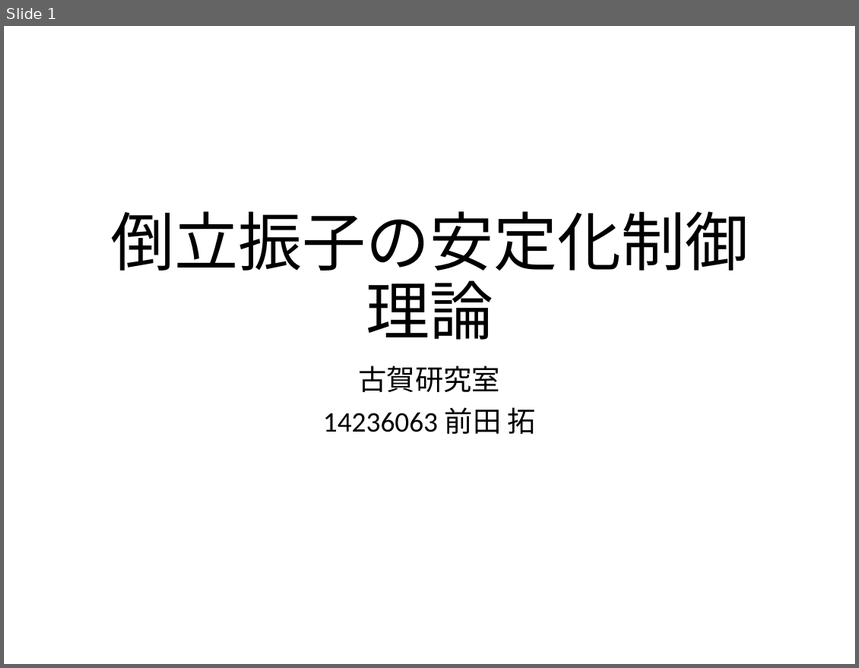
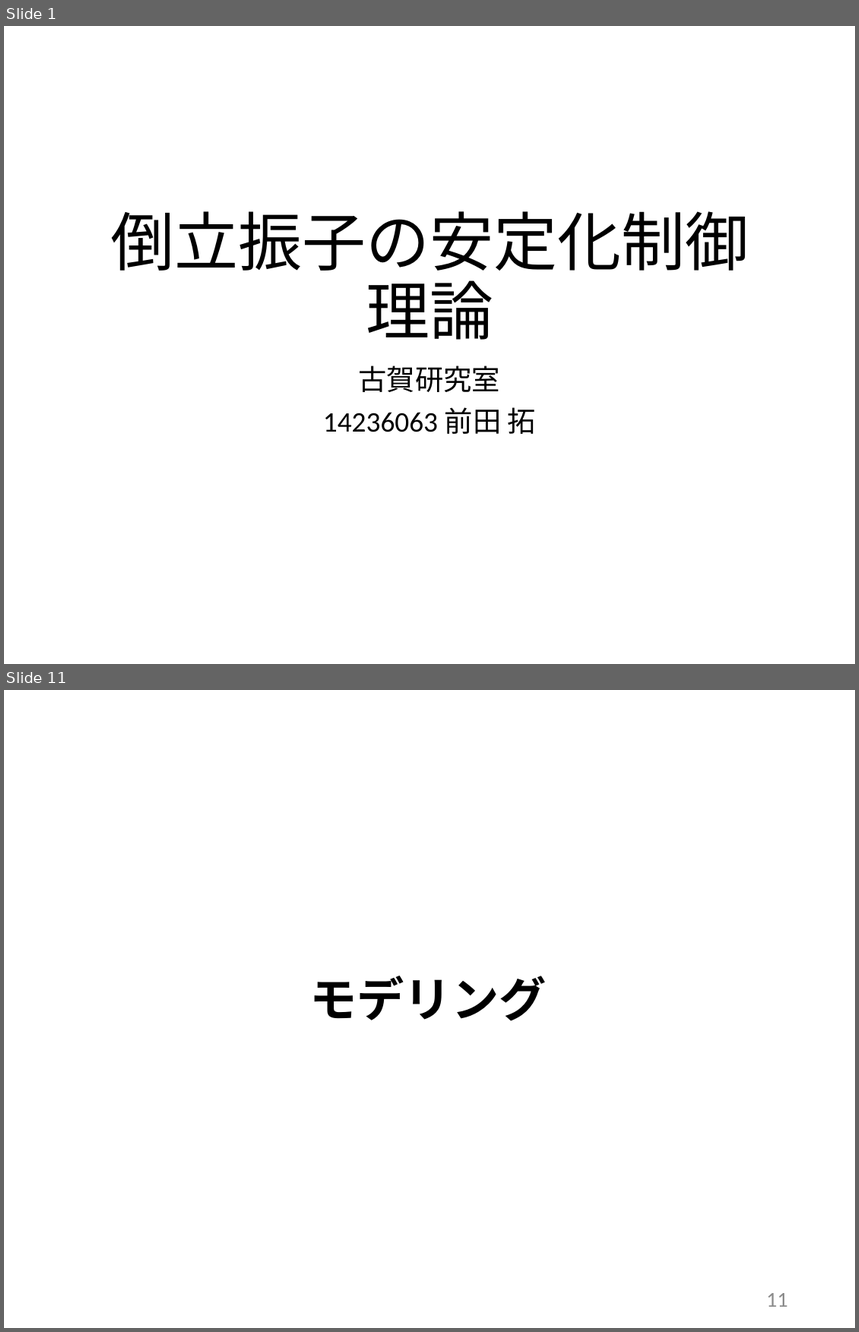
Before and after one commit to arabian9ts/Pendulum, a slide deck: presenntation/pendulum_theory.pptx. Shown one above the other, each under a label of ours: slide 1 before the commit, slides 1 and 11 after it; the slides between them are not shown. The pictures are 859x668 and 859x1332 pixels, drawn with LibreOffice and Linux fonts; fonts in the diff are those of the drawing. Boxes give left, top, right and bottom in pixels: in the first picture for what was removed or moved away, otherwise in the second. Text is boxed around its words. In the diff, an @@ line names an element or a change of style, - is before the commit and + after.

```diff
--- a/presenntation/pendulum_theory.pptx
+++ b/presenntation/pendulum_theory.pptx
@@ slide 11 added at (4,690,855,1328), background #FFFFFF @@
@@ title added at (310,976,547,1021), 40 pt, text #000000, bold @@
+モデリング
@@ page number added at (766,1293,788,1307), 18 pt, text #8C8C8C @@
+11
```
Also in this commit, not shown: 1 slide changed, 17 other slides added, 1 slide removed.
